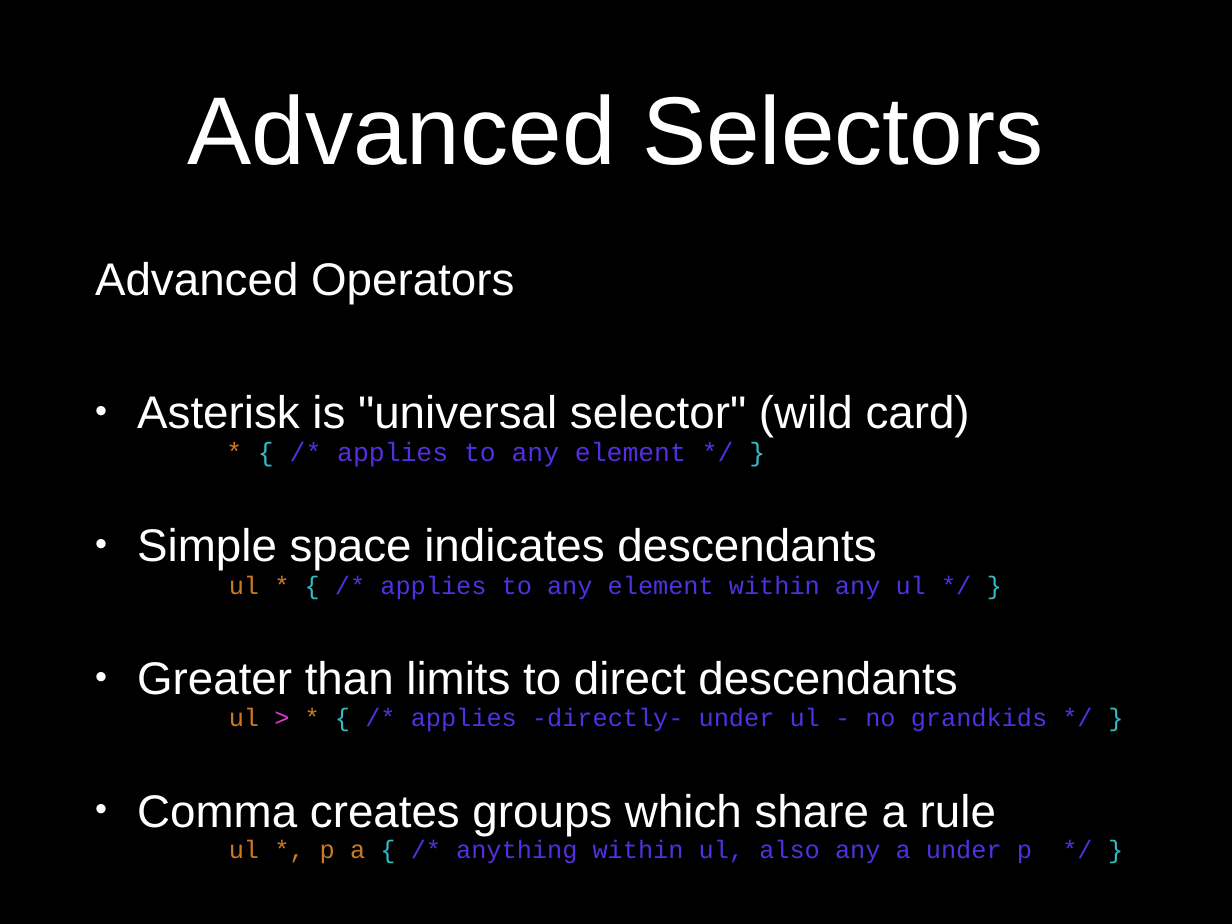
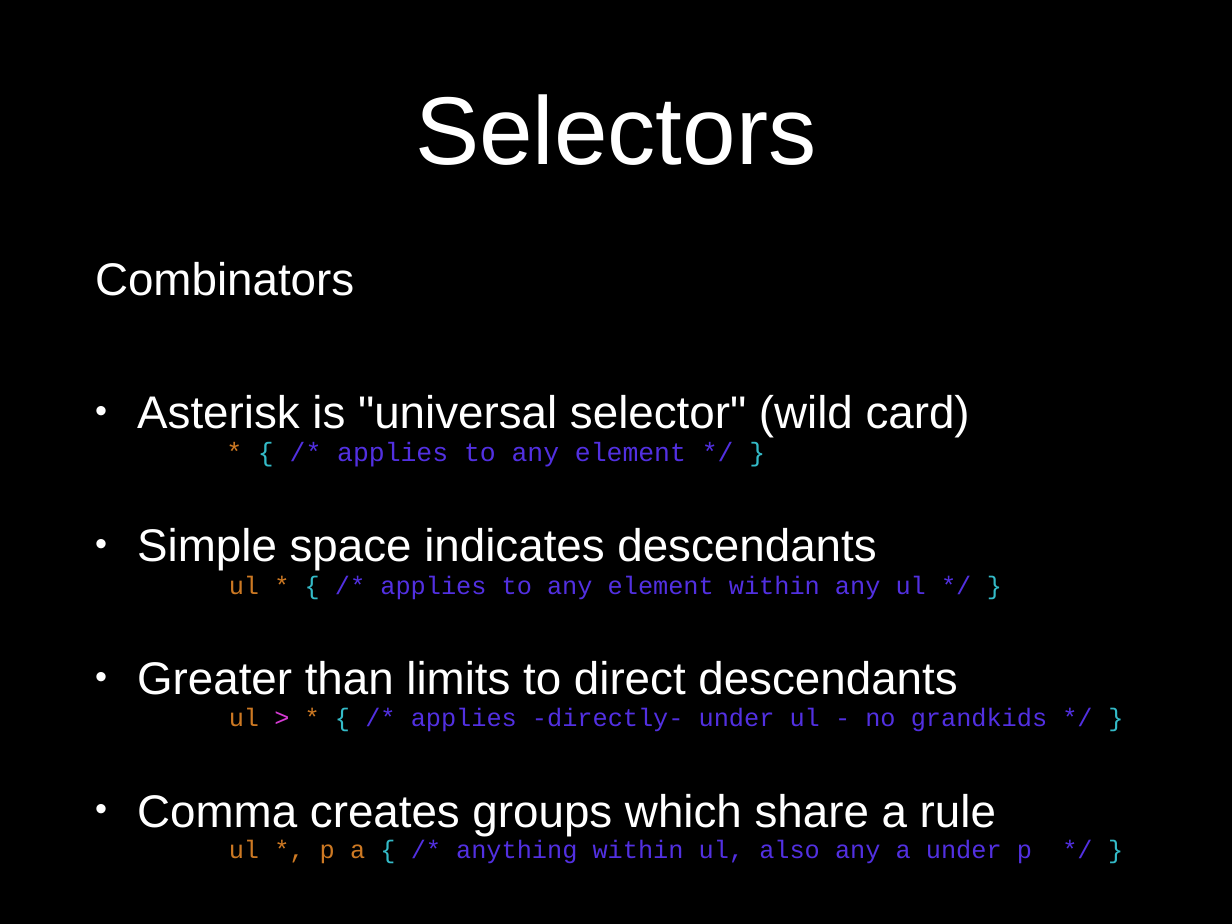
Before and after one commit to eliasjames/training-web-dev, a slide deck: slide 6 of intro-to-web-dev/slides/powerpoint/day2.pptx (slide 7 before the commit). Drawn at 1232x924 pixels with LibreOffice and Linux fonts; fonts in the diff are those of the drawing. Boxes give left, top, right and bottom in pixels: in the first picture for what was removed or moved away, otherwise in the second. Text is boxed around its words. In the diff, an @@ line names an element or a change of style, - is before the commit and + after.

```diff
--- a/intro-to-web-dev/slides/powerpoint/day2.pptx
+++ b/intro-to-web-dev/slides/powerpoint/day2.pptx
@@ title at (415,94,816,165): text changed @@
-Advanced Selectors
+Selectors
@@ text at (95,262,354,296): text changed @@
-Advanced Operators
+Combinators
```
Also in this commit, not shown: 15 other slides changed, 8 slides added, 4 slides removed.
